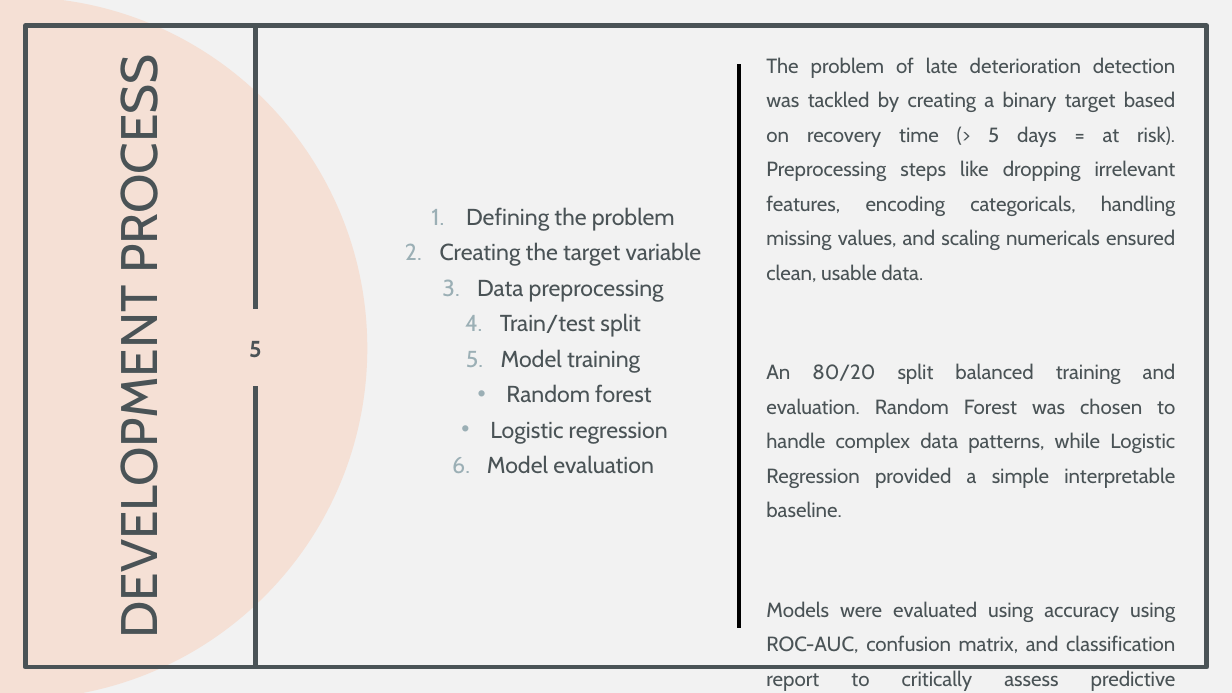
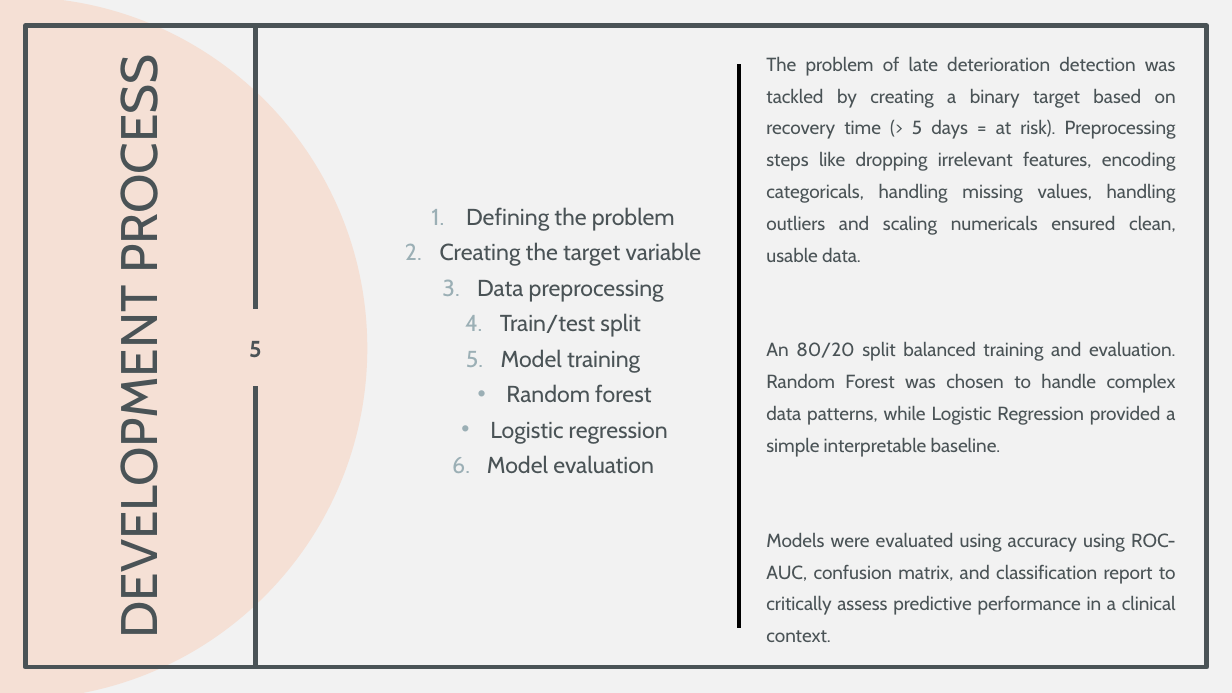
Before and after one commit to TayyebaSadaq/Improving-Patient-experience-using-AI, a slide deck: slide 5 of Improving patient experience using AI.pptx. Drawn at 1232x693 pixels with LibreOffice and Linux fonts; fonts in the diff are those of the drawing. Boxes give left, top, right and bottom in pixels: in the first picture for what was removed or moved away, otherwise in the second. Text is boxed around its words. In the diff, an @@ line names an element or a change of style, - is before the commit and + after.

```diff
--- a/Improving patient experience using AI.pptx
+++ b/Improving patient experience using AI.pptx
@@ text at [766, 57, 1176, 262]: text changed; size 16 to 14.8 pt @@
-The problem of late deterioration detection was tackled by creating a binary target based on recovery time (> 5 days = at risk). Preprocessing steps like dropping irrelevant features, encoding categoricals, handling missing values, and scaling numericals ensured clean, usable data.
+The problem of late deterioration detection was tackled by creating a binary target based on recovery time (> 5 days = at risk). Preprocessing steps like dropping irrelevant features, encoding categoricals, handling missing values, handling outliers and scaling numericals ensured clean, usable data.
@@ text at [766, 342, 1176, 642]: size 16 to 14.8 pt in "An 80/20 split balanced training and evaluation. ...", "Models were evaluated using accuracy using ROC-AUC, ..." @@
```
Also in this commit, not shown: 1 other slide changed, 1 slide added, 1 slide removed.
